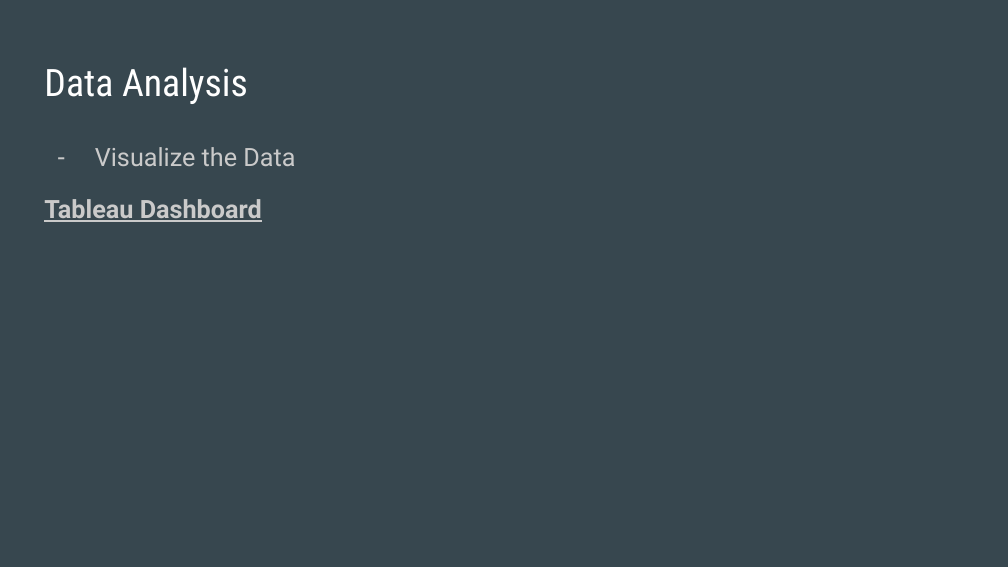
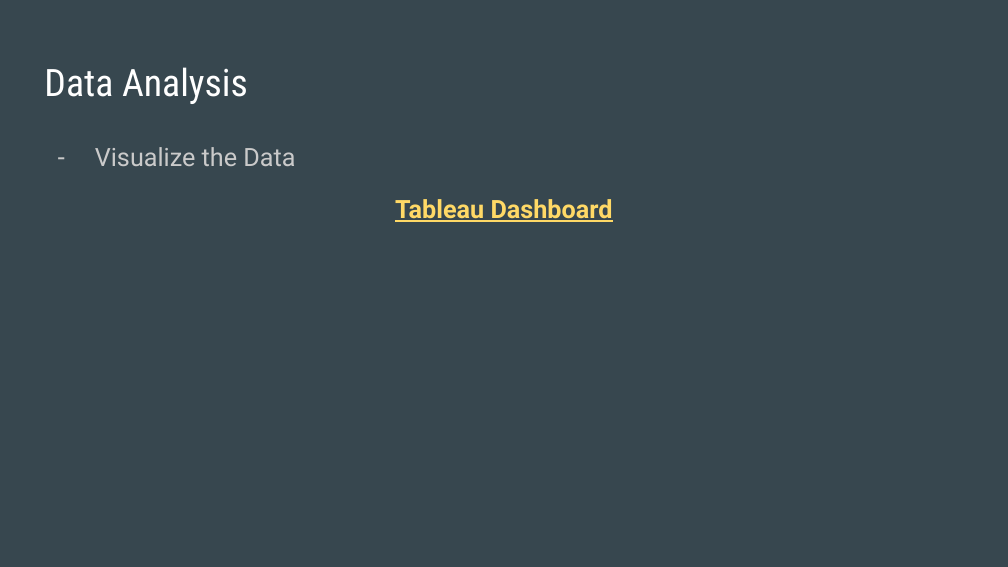
Before and after one commit to daniduce/Final-Project, a slide deck: slide 6 of Weather Patterns.pptx. Drawn at 1008x567 pixels with LibreOffice and Linux fonts; fonts in the diff are those of the drawing. Boxes give left, top, right and bottom in pixels: in the first picture for what was removed or moved away, otherwise in the second. Text is boxed around its words. In the diff, an @@ line names an element or a change of style, - is before the commit and + after.

```diff
--- a/Weather Patterns.pptx
+++ b/Weather Patterns.pptx
@@ text at [395,199,613,222]: text colour #CACACA to #FFD966 in "Tableau Dashboard"; alignment left to centre @@
```
Also in this commit, not shown: 1 other slide changed, 6 slides added, 1 slide removed, 1 other file.
